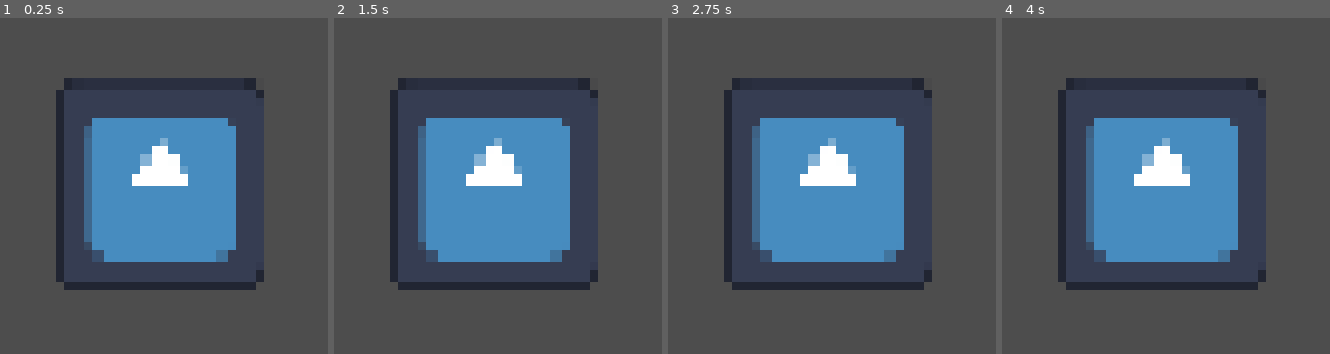
Above: before the commit, frames 1-4 (left to right).
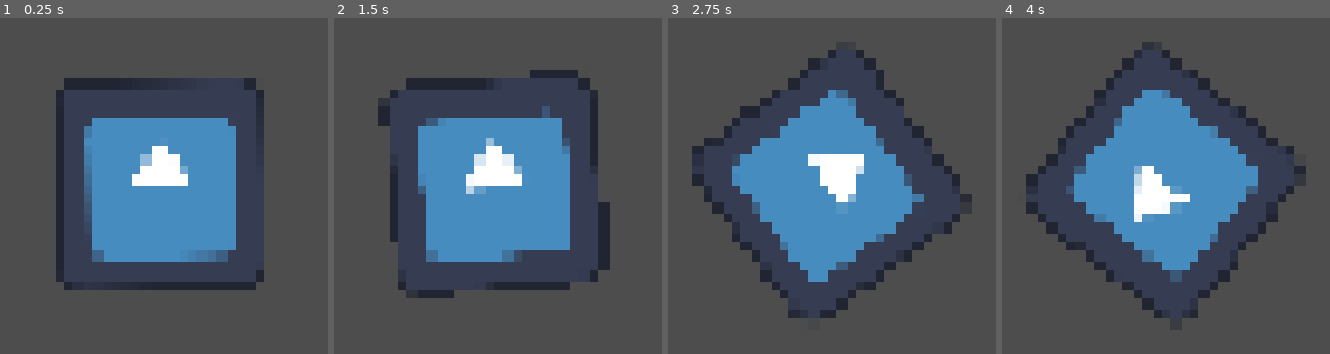
Above: after the commit, the same moments.

Repository: ms5051-hash/practice
Game: Godot game, scene res://TestSceneNode.tscn
The game is run twice, just before and just after one commit, with the same random seed, the same clock (stepped at 60 frames per second) and the same inputs. The engine's default icon, where the game draws it, is replaced by a stand-in: a white triangle on a blue panel in a dark square.
Inputs (mouse positions are in pixels of both pictures, inside the frame that each line leads up to):
- Up to frame 1 (0.25 s): no input
- Up to frame 2 (1.5 s): tap Enter at 0.5 s; move the mouse to (593, 105) at 0.52 s; tap Space at 1.25 s; move the mouse to (outside the picture) at 1.27 s
- Up to frame 3 (2.75 s): tap Enter at 2 s; move the mouse to (outside the picture) at 2.02 s
- Up to frame 4 (4 s): tap Space at 2.75 s; move the mouse to (outside the picture) at 2.77 s; tap Enter at 3.5 s; move the mouse to (outside the picture) at 3.52 s

The runs differ from the first frame. In frame 1, 1.1% of the frame differs, in the area x 25-70%, y 32-73%; in frame 2, 6.1%; in frame 3, 16%; in frame 4, 17%, in the area x 7-93%, y 7-90%.

Commit message:
Refixed

Diff:
--- /dev/null
+++ b/test-2026/Scripts/maincharacter.gd
@@ -0,0 +1,7 @@
+extends Sprite2D
+
+
+func _process(_delta: float) -> void:
+	look_at(get_global_mouse_position())
+	rotation += PI  # duck faces away from the mouse, butt points at it
+	print("this is active")
--- a/test-2026/TestSceneNode.tscn
+++ b/test-2026/TestSceneNode.tscn
@@ -1,9 +1,11 @@
 [gd_scene format=3 uid="uid://d1w7lj3ix1m6e"]
 
 [ext_resource type="Texture2D" uid="uid://dsgyg2r642esx" path="res://icon.svg" id="1_yo2s6"]
+[ext_resource type="Script" uid="uid://s81am1gfefx0" path="res://Scripts/maincharacter.gd" id="2_rm1v8"]
 
 [node name="Node2D" type="Node2D" unique_id=1821392274]
 
 [node name="New Icon" type="Sprite2D" parent="." unique_id=1253340923]
 position = Vector2(1323, 534)
 texture = ExtResource("1_yo2s6")
+script = ExtResource("2_rm1v8")
--- a/test-2026/project.godot
+++ b/test-2026/project.godot
@@ -19,7 +19,9 @@
 
 window/size/viewport_width=1920
 window/size/viewport_height=1080
+window/size/initial_position=Vector2i(100, 100)
 window/stretch/mode="canvas_items"
+window/stretch/aspect="expand"
 
 [physics]
 
Not shown, added: test-2026/Scripts/maincharacter.gd.uid
